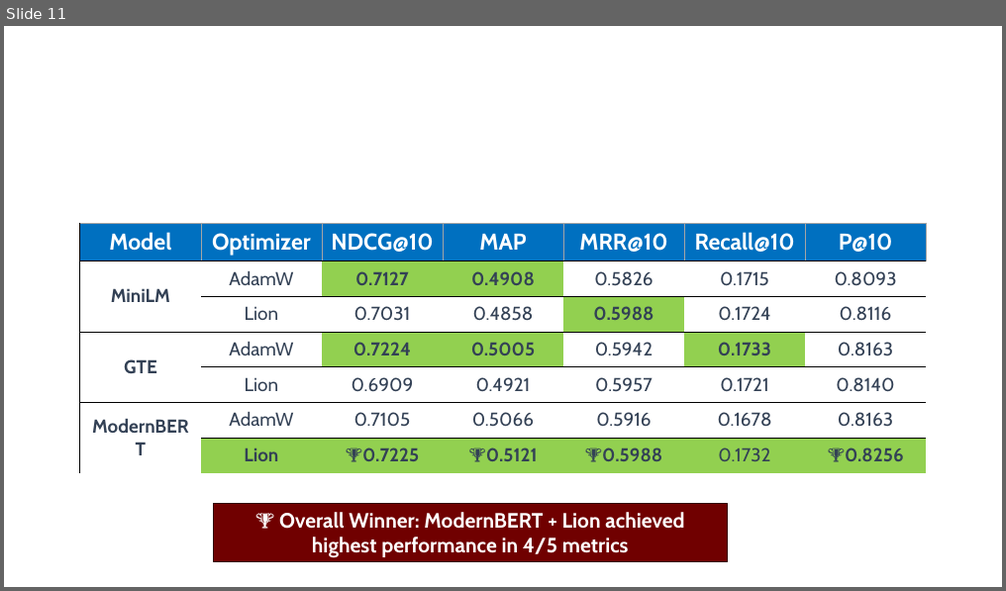
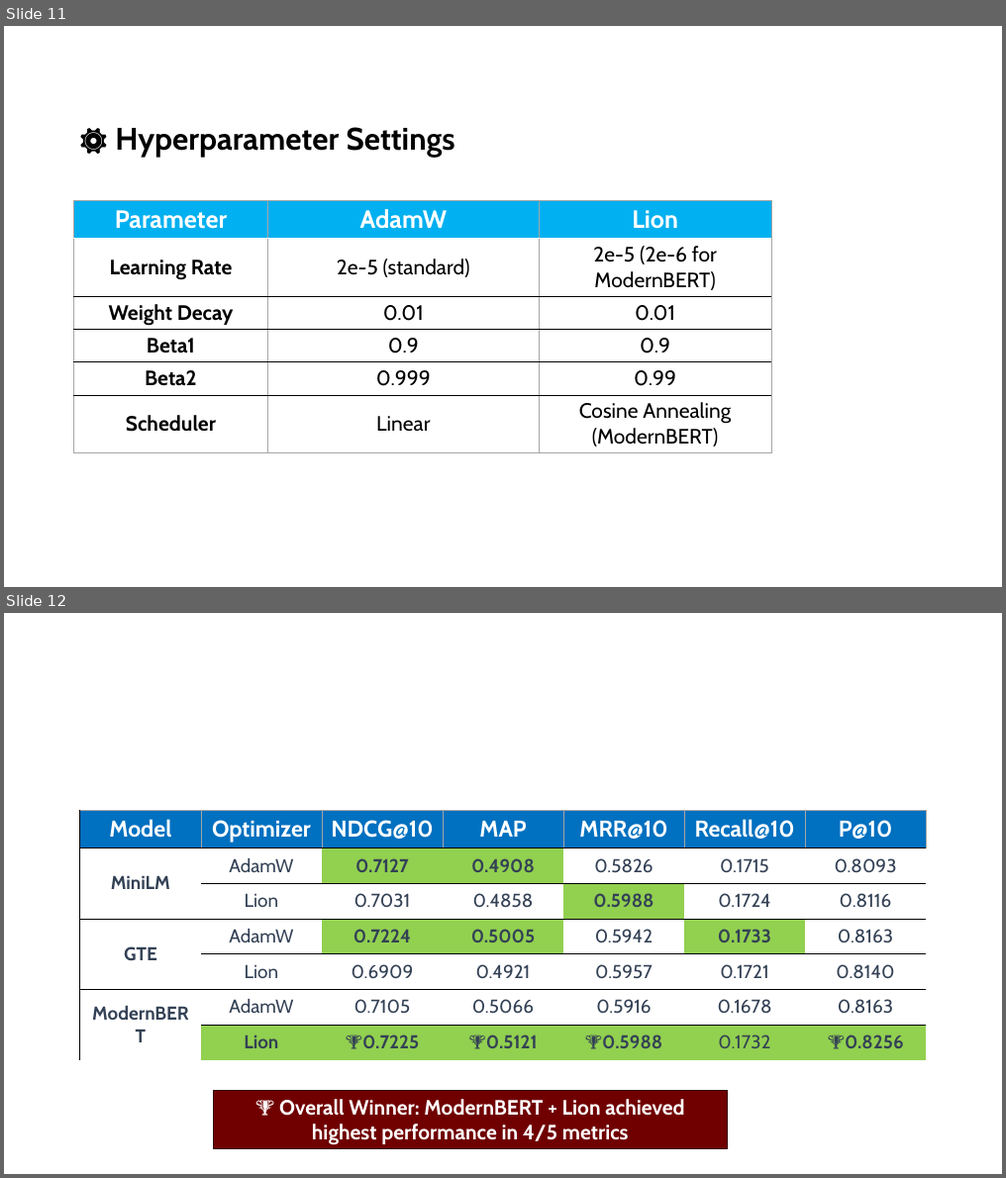
Before and after one commit to skfrost19/cross-encoder-modal, a slide deck: cross_encoder/thesis/Thesis_presentation.pptx. Shown one above the other, each under a label of ours: slide 11 before the commit, slides 11 and 12 after it. The pictures are 1006x591 and 1006x1178 pixels, drawn with LibreOffice and Linux fonts; fonts in the diff are those of the drawing; background and template pictures are left out. Boxes give left, top, right and bottom in pixels: in the first picture for what was removed or moved away, otherwise in the second. Text is boxed around its words. In the diff, an @@ line names an element or a change of style, - is before the commit and + after.

```diff
--- a/cross_encoder/thesis/Thesis_presentation.pptx
+++ b/cross_encoder/thesis/Thesis_presentation.pptx
@@ slide 11 added at <box>4,26,1002,587</box>, background #FFFFFF @@
@@ text added at <box>79,127,455,158</box>, 30 pt, text #000000, bold @@
+⚙️ Hyperparameter Settings
@@ table added at <box>73,200,771,451</box>, 6 rows, 3 columns @@
+Parameter | AdamW | Lion
+Learning Rate | 2e-5 (standard) | 2e-5 (2e-6 for ModernBERT)
+Weight Decay | 0.01 | 0.01
+Beta1 | 0.9 | 0.9
+Beta2 | 0.999 | 0.99
+Scheduler | Linear | Cosine Annealing (ModernBERT)
@@ what was slide 11 is now slide 12 @@
```
Also in this commit, not shown: 1 slide changed, 1 other slide added, 2 slides removed.
